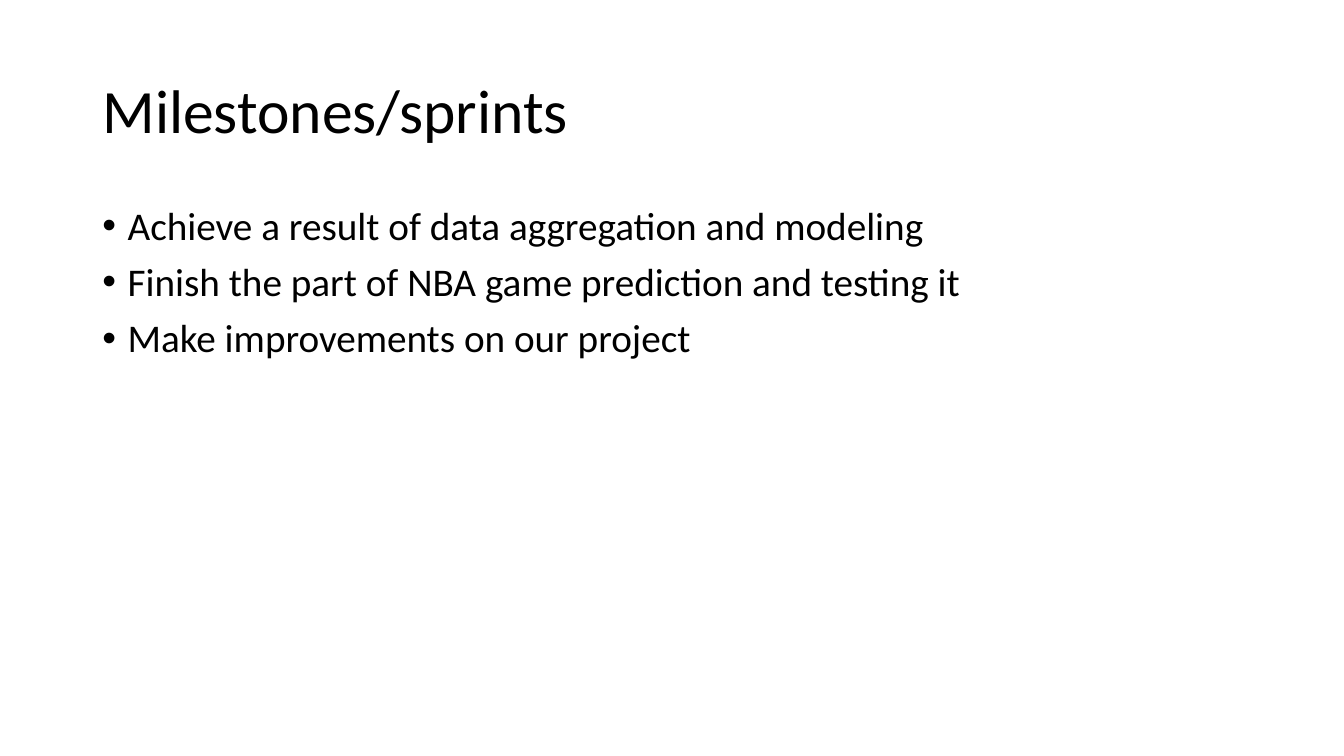
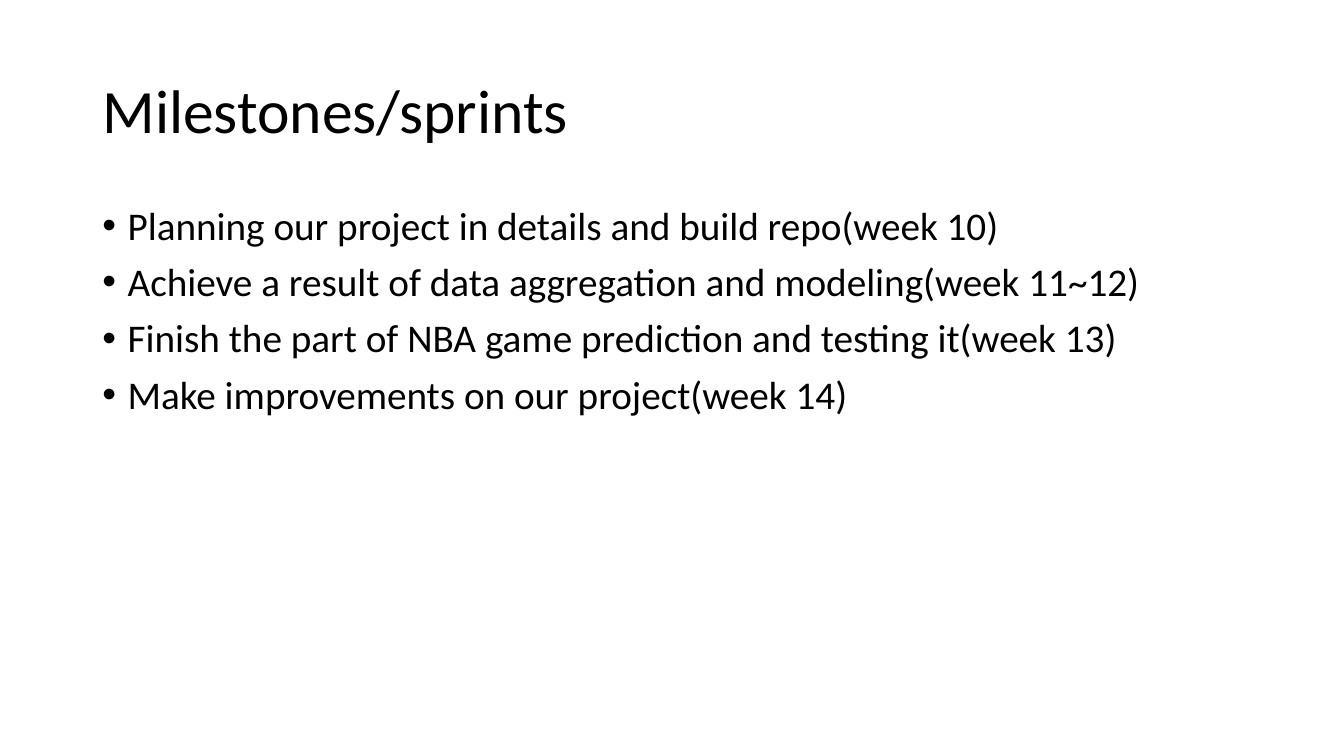
Before and after one commit to AndongWang/Upload, a slide deck: slide 5 of planning.pptx. Drawn at 1344x756 pixels with LibreOffice and Linux fonts; fonts in the diff are those of the drawing. Boxes give left, top, right and bottom in pixels: in the first picture for what was removed or moved away, otherwise in the second. Text is boxed around its words. In the diff, an @@ line names an element or a change of style, - is before the commit and + after.

```diff
--- a/planning.pptx
+++ b/planning.pptx
@@ text at (128, 211, 1139, 416): text changed @@
-• Achieve a result of data aggregation and modeling
-• Finish the part of NBA game prediction and testing it
-• Make improvements on our project
+• Planning our project in details and build repo(week 10)
+• Achieve a result of data aggregation and modeling(week 11~12)
+• Finish the part of NBA game prediction and testing it(week 13)
+• Make improvements on our project(week 14)
```
Also in this commit, not shown: 1 other slide changed.
